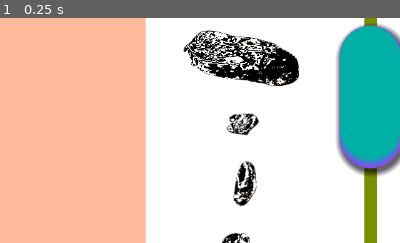
Above: before the commit, frame 1.
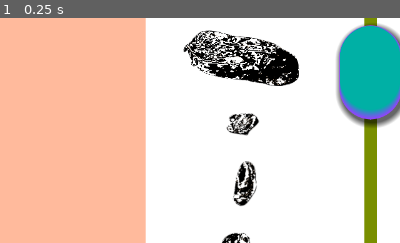
Above: after the commit, the same moment.

Repository: MxAshUp/ssjams23-godot
Game: Godot game, scene res://editor.tscn
The game is run twice, just before and just after one commit, with the same random seed, the same clock (stepped at 60 frames per second) and the same inputs. The project has no main scene, so this scene is started directly.
Inputs:
- Up to frame 1 (0.25 s): no input
The pictures show only the part of the screen within x 50-100%, y 0-50%; the shares and areas given below are measured in that part.

The runs differ from the first frame. In frame 1, 4.7% of the frame differs, in the area x 84-100%, y 29-71%.

Commit message:
new junk

Diff:
--- a/all_junk.tscn
+++ b/all_junk.tscn
@@ -1,10 +1,13 @@
-[gd_scene load_steps=4 format=3 uid="uid://40b620mv4mcu"]
-
+[gd_scene load_steps=6 format=3 uid="uid://40b620mv4mcu"]
+
+[ext_resource type="Script" path="res://all_junk.gd" id="1_w4rqf"]
 [ext_resource type="Texture2D" uid="uid://c23t6f70hjojw" path="res://weird-wprites.png" id="2_a6e26"]
 [ext_resource type="Texture2D" uid="uid://dtuio8gne8akh" path="res://led.png" id="4_toa6f"]
+[ext_resource type="Texture2D" uid="uid://bga785chufn0i" path="res://DSC00480-removebg-preview.png" id="5_n5k7x"]
 [ext_resource type="Texture2D" uid="uid://cqrcc4ke28tx0" path="res://DSC00476-removebg-preview.png" id="5_vfho0"]
 
 [node name="all_junk" type="Node2D"]
+script = ExtResource("1_w4rqf")
 
 [node name="Weird-wprites" type="Sprite2D" parent="."]
 position = Vector2(478, 335)
@@ -13,8 +16,7 @@
 region_rect = Rect2(262, 110, 204, 126)
 
 [node name="CollisionPolygon2D" type="CollisionPolygon2D" parent="Weird-wprites"]
-position = Vector2(0, 4)
-polygon = PackedVector2Array(13, -30, -44, -43, -68, -39, -94, -16, -81, 8, -45, 32, 3, 33, 46, 45, 87, 37, 87, 3, 67, -16)
+polygon = PackedVector2Array(-16, 37, -52, 30, -69, 22, -74, 16, -79, 17, -82, 13, -81, 8, -88, -7, -88, -12, -90, -6, -94, -6, -95, -9, -91, -16, -87, -19, -71, -37, -58, -42, -41, -39, -16, -32, 19, -29, 41, -24, 55, -18, 66, -10, 70, -10, 87, 2, 91, 16, 90, 24, 90, 35, 85, 40, 70, 47, 48, 48, 30, 44, 11, 41, 5, 39)
 
 [node name="Weird-wprites2" type="Sprite2D" parent="."]
 position = Vector2(739, 382)
@@ -26,7 +28,6 @@
 polygon = PackedVector2Array(18, -21, 23, -2, 1, 18, -29, 10, -20, -18)
 
 [node name="Weird-wprites3" type="Sprite2D" parent="."]
-modulate = Color(0.717647, 0, 0.729412, 1)
 position = Vector2(521, 74)
 texture = ExtResource("2_a6e26")
 region_enabled = true
@@ -117,7 +118,7 @@
 [node name="CollisionPolygon2D" type="CollisionPolygon2D" parent="Led8"]
 position = Vector2(-62.1563, 340.031)
 scale = Vector2(8.3125, 6.8125)
-polygon = PackedVector2Array(1.82331, -50.2064, 2.54511, -52 …(100 unchanged characters)… 5.43233, -56.2248, 5.91354, -55.6376, 5.79324, -55.1973, 6.39474, -54.9037, 6.75 …(388 unchanged characters)…
+polygon = PackedVector2Array(1.82331, -50.2064, 2.54511, -52 …(100 unchanged characters)… 5.43233, -56.2248, 5.91354, -55.6376, 5.91354, -55.6376, 5.79324, -55.1973, 6.39474, -54.9037, 6.75 …(388 unchanged characters)…
 
 [node name="Dsc00476-removebg-preview" type="Sprite2D" parent="."]
 position = Vector2(350, 487)
@@ -155,3 +156,84 @@
 
 [node name="CollisionPolygon2D" type="CollisionPolygon2D" parent="Dsc00476-removebg-preview4"]
 polygon = PackedVector2Array(-46, 30, -55, -6, -4, -28, 45, -21, 51, 11)
+
+[node name="Dsc00480-removebg-preview" type="Sprite2D" parent="."]
+position = Vector2(1057, 201)
+texture = ExtResource("5_n5k7x")
+region_enabled = true
+region_rect = Rect2(416.5, 121.5, 147, 230)
+
+[node name="CollisionPolygon2D" type="CollisionPolygon2D" parent="Dsc00480-removebg-preview"]
+polygon = PackedVector2Array(-11, 89, 31, 89, 45, 81, 52, 67, 53, 25, 60, 7, 62, -18, 60, -34, 58, -38, 58, -52, 56, -53, 52, -76, 14, -89, -1, -90, -18, -85, -24, -85, -28, -89, -31, -89, -38, -81, -57, -28, -52, 18, -49, 32, -43, 65, -35, 75, -27, 82)
+
+[node name="Dsc00480-removebg-preview2" type="Sprite2D" parent="."]
+position = Vector2(1071, 359)
+texture = ExtResource("5_n5k7x")
+region_enabled = true
+region_rect = Rect2(208.512, 2.9282, 143.482, 118.592)
+
+[node name="CollisionPolygon2D" type="CollisionPolygon2D" parent="Dsc00480-removebg-preview2"]
+polygon = PackedVector2Array(-30, 46, -4, 40, 16, 38, 35, 29, 41, 20, 42, 0, 43, -14, 41, -18, 41, -26, 37, -36, 30, -41, 8, -38, 16, -52, 15, -57, 10, -56, -3, -39, -13, -39, -21, -33, -23, -33, -24, -44, -33, -54, -35, -32, -47, -25, -55, -16, -61, -2, -62, 7, -61, 21, -58, 31, -50, 42, -38, 46)
+
+[node name="Dsc00480-removebg-preview3" type="Sprite2D" parent="."]
+position = Vector2(172, 216)
+texture = ExtResource("5_n5k7x")
+region_enabled = true
+region_rect = Rect2(324.423, 184.433, 71.7409, 260.61)
+
+[node name="CollisionPolygon2D" type="CollisionPolygon2D" parent="Dsc00480-removebg-preview3"]
+polygon = PackedVector2Array(-21, 26, -20, 6, -25, -15, -26, -26, -26, -28, -30, -28, -36, -35, -35, -90, -33, -101, -26, -115, -21, -119, -17, -129, -12, -130, -8, -129, -3, -124, 6, -121, 16, -108, 18, -83, 10, -63, 9, -50, 6, -32, 9, -12, 17, 10, 16, 13, 19, 28, 23, 34, 24, 43, 26, 56, 31, 60, 31, 65, 32, 86, 35, 92, 34, 95, 29, 98, 27, 101, 27, 108, 22, 117, 21, 122, 14, 126, 5, 124, 1, 118, 1, 114, -5, 108, -6, 103, -11, 94, -11, 84, -18, 66)
+
+[node name="Dsc00480-removebg-preview4" type="Sprite2D" parent="."]
+position = Vector2(740, 474)
+texture = ExtResource("5_n5k7x")
+region_enabled = true
+region_rect = Rect2(154.588, 316.202, 98.0947, 98.0947)
+
+[node name="CollisionPolygon2D" type="CollisionPolygon2D" parent="Dsc00480-removebg-preview4"]
+polygon = PackedVector2Array(-14, 39, -20, 36, -24, 30, -26, 25, -29, 21, -31, 10, -29, 8, -29, -7, -25, -14, -24, -30, -20, -37, -14, -41, 0, -43, 6, -46, 12, -45, 14, -43, 14, -42, 22, -41, 22, -36, 30, -25, 31, -20, 35, -11, 33, 3, 29, 9, 24, 11, 19, 17, 18, 25, 8, 34, 5, 37, 2, 37, -8, 40, -13, 40)
+
+[node name="Dsc00480-removebg-preview5" type="Sprite2D" parent="."]
+position = Vector2(906, 384)
+texture = ExtResource("5_n5k7x")
+region_enabled = true
+region_rect = Rect2(125.306, 203.466, 58.564, 54.1717)
+
+[node name="CollisionPolygon2D" type="CollisionPolygon2D" parent="Dsc00480-removebg-preview5"]
+polygon = PackedVector2Array(-14, 21, -21, 15, -22, -15, -13, -25, -6, -25, 6, -23, 17, -16, 17, -10, 16, -9, 18, -3, 19, -2, 19, 5, 17, 6, 18, 14, 17, 16, 13, 17, 9, 19)
+
+[node name="Dsc00480-removebg-preview6" type="Sprite2D" parent="."]
+position = Vector2(789, 563)
+texture = ExtResource("5_n5k7x")
+region_enabled = true
+region_rect = Rect2(116.521, 118.549, 93.7024, 81.9896)
+
+[node name="CollisionPolygon2D" type="CollisionPolygon2D" parent="Dsc00480-removebg-preview6"]
+polygon = PackedVector2Array(36, 31, 34, 18, 36, 7, 36, -3, 32, -8, 31, -20, 25, -29, 12, -31, 3, -30, -8, -34, -21, -30, -28, -24, -33, -5, -33, 22, -26, 28, -7, 30, 5, 35, 9, 37, 12, 36, 18, 40, 27, 39, 34, 34)
+
+[node name="Dsc00480-removebg-preview7" type="Sprite2D" parent="."]
+position = Vector2(1042, 537)
+texture = ExtResource("5_n5k7x")
+region_enabled = true
+region_rect = Rect2(19.8904, 276.671, 84.9178, 80.5255)
+
+[node name="CollisionPolygon2D" type="CollisionPolygon2D" parent="Dsc00480-removebg-preview7"]
+polygon = PackedVector2Array(-19, 32, -20, 30, -29, 17, -33, 8, -31, -5, -30, -7, -30, -24, -23, -29, -16, -29, -16, -34, -12, -35, -8, -30, -2, -25, 5, -26, 11, -31, 16, -32, 18, -29, 28, -27, 38, -16, 39, -2, 36, 2, 36, 12, 35, 17, 36, 24, 33, 27, 28, 28, 21, 34, 16, 36)
+
+[node name="Dsc00480-removebg-preview8" type="Sprite2D" parent="."]
+position = Vector2(545, 540)
+texture = ExtResource("5_n5k7x")
+region_enabled = true
+region_rect = Rect2(30.1391, 131.725, 54.1717, 133.233)
+
+[node name="CollisionPolygon2D" type="CollisionPolygon2D" parent="Dsc00480-removebg-preview8"]
+polygon = PackedVector2Array(-3, -60, 6, -60, 16, -62, 20, -59, 21, -43, 17, -24, 15, -15, 16, -6, 14, -1, 15, 4, 16, 16, 14, 21, 14, 30, 9, 38, 3, 45, -1, 49, -10, 48, -13, 46, -18, 47, -21, 47, -20, 43, -18, 42, -24, 38, -20, 18, -21, 9, -16, 3, -15, -32, -12, -41, -9, -45, -9, -49)
+
+[node name="Dsc00480-removebg-preview9" type="Sprite2D" parent="."]
+position = Vector2(610, 226)
+texture = ExtResource("5_n5k7x")
+region_enabled = true
+region_rect = Rect2(35.9955, 7.27694, 128.841, 106.879)
+
+[node name="CollisionPolygon2D" type="CollisionPolygon2D" parent="Dsc00480-removebg-preview9"]
+polygon = PackedVector2Array(-20, 47, -27, 41, -40, 20, -50, 13, -49, 3, -43, -6, -38, -6, -36, -14, -23, -25, -19, -37, -11, -44, -7, -44, 2, -48, 13, -47, 23, -41, 28, -34, 28, -30, 37, -26, 45, 0, 52, 17, 52, 29, 45, 35, 39, 39, 18, 40, 10, 44, -1, 43, -8, 49)
Binary file added: DSC00480-removebg-preview.png
Not shown, added: DSC00480-removebg-preview.png.import
